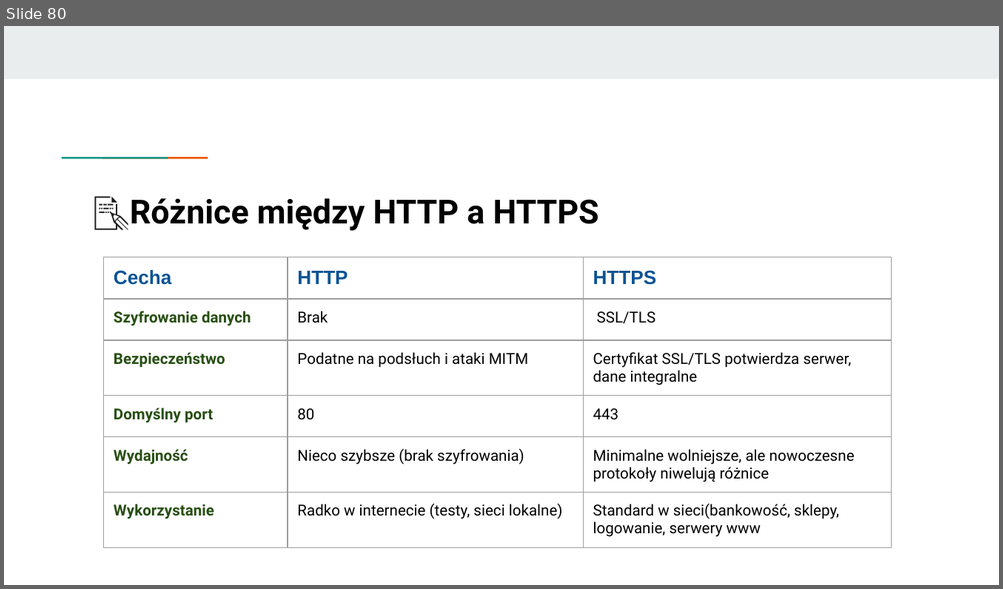
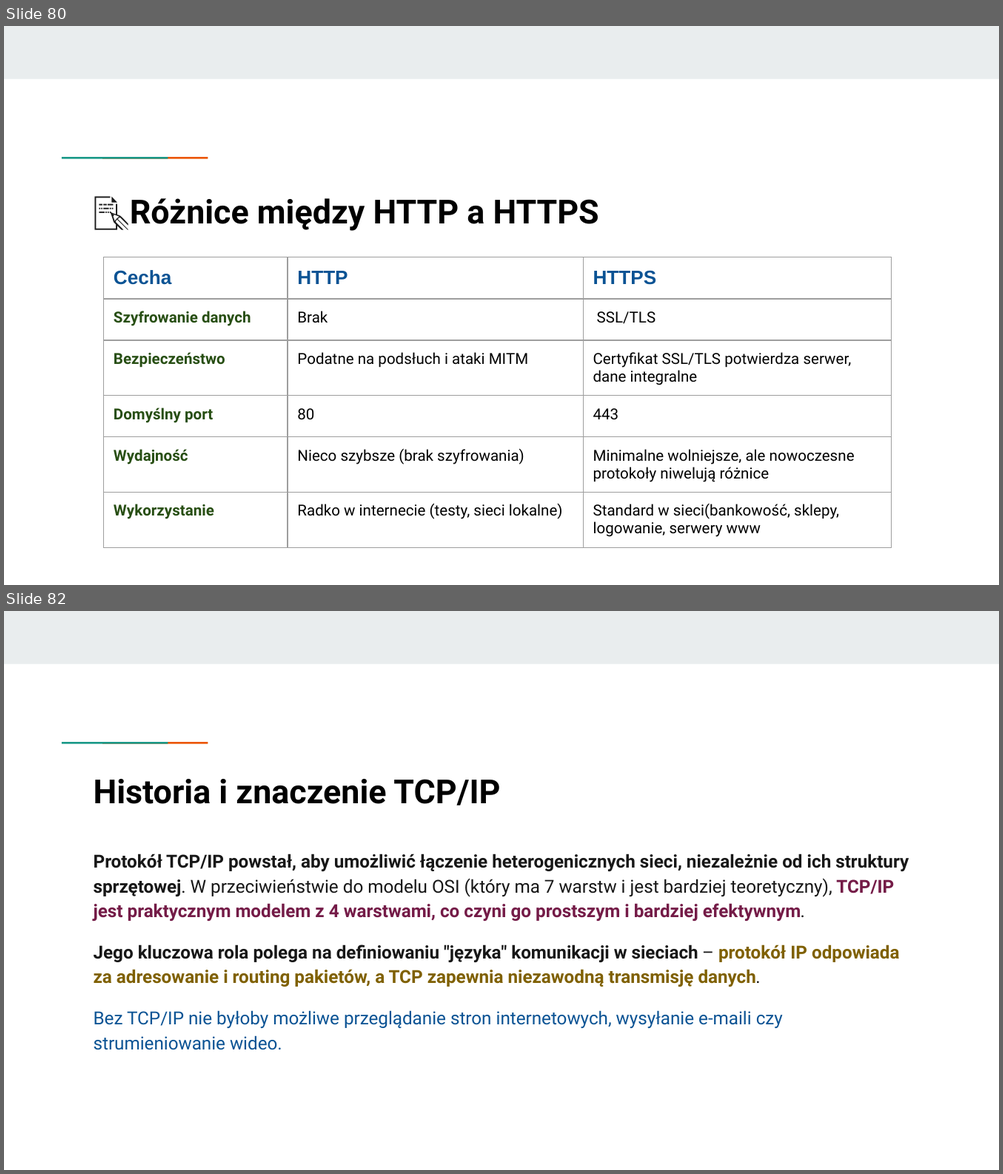
Before and after one commit to KasiaKasia/PRZEDMIOTY, a slide deck: ZASTOSOWANIE_INFORMATYKI/1A-gr_2/Zastosowanie informatyki - 1A gr. 2.pptx. Shown one above the other, each under a label of ours: slide 80 before the commit, slides 80 and 82 after it; the slides between them are not shown. The pictures are 1003x589 and 1003x1174 pixels, drawn with LibreOffice and Linux fonts; fonts in the diff are those of the drawing. Boxes give left, top, right and bottom in pixels: in the first picture for what was removed or moved away, otherwise in the second. Text is boxed around its words. In the diff, an @@ line names an element or a change of style, - is before the commit and + after.

```diff
--- a/ZASTOSOWANIE_INFORMATYKI/1A-gr_2/Zastosowanie informatyki - 1A gr. 2.pptx
+++ b/ZASTOSOWANIE_INFORMATYKI/1A-gr_2/Zastosowanie informatyki - 1A gr. 2.pptx
@@ slide 82 added at bbox=[4, 611, 999, 1170], background #FFFFFF; not listed: 3 template elements that a slide beside it also shows @@
@@ title added at bbox=[94, 779, 500, 806], 24 pt, text #000000, bold @@
+Historia i znaczenie TCP/IP
@@ text added at bbox=[94, 854, 908, 1051], 13 pt, text #171717, bold @@
+Protokół TCP/IP powstał, aby umożliwić łączenie heterogenicznych sieci, niezależnie od ich struktury sprzętowej. W przeciwieństwie do modelu OSI (który ma 7 warstw i jest bardziej teoretyczny), TCP/IP jest praktycznym modelem z 4 warstwami, co czyni go prostszym i bardziej efektywnym.
+Jego kluczowa rola polega na definiowaniu "języka" komunikacji w sieciach – protokół IP odpowiada za adresowanie i routing pakietów, a TCP zapewnia niezawodną transmisję danych.
+Bez TCP/IP nie byłoby możliwe przeglądanie stron internetowych, wysyłanie e-maili czy strumieniowanie wideo.
```
Also in this commit, not shown: 9 other slides added, 1 slide removed, 1 other file.
